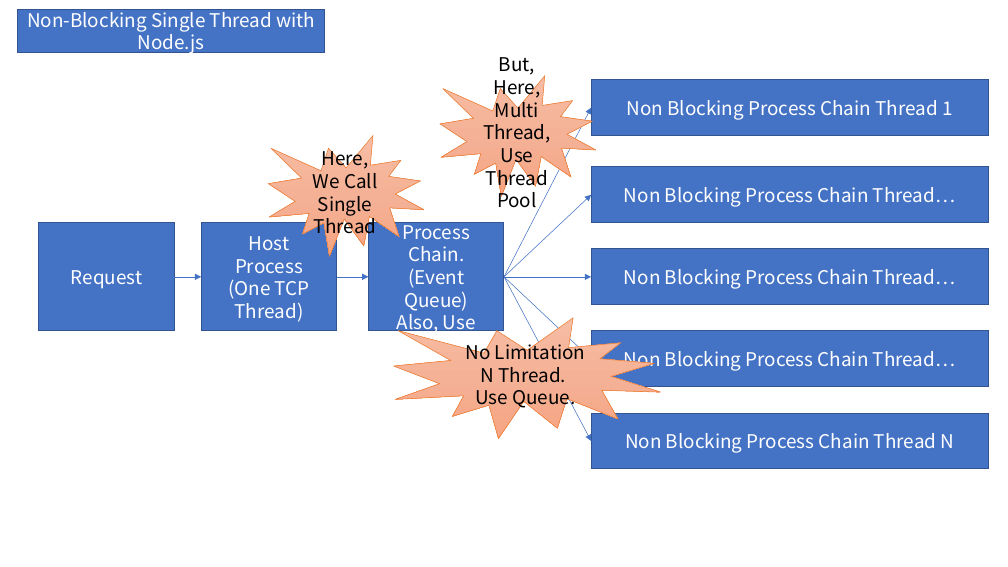
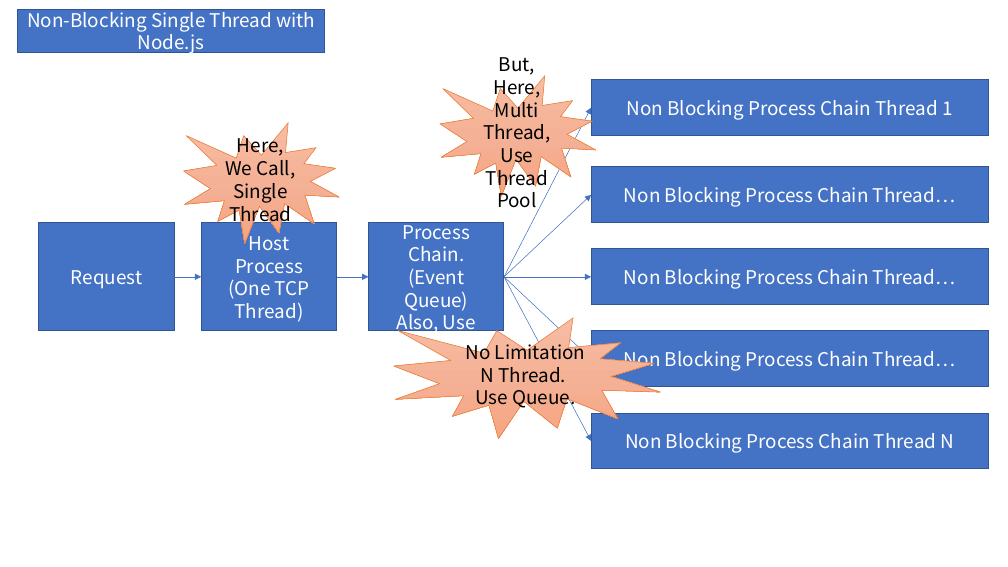
Before and after one commit to nameofSEOKWONHONG/nameofSEOKWONHONG, a slide deck: slide 2 of Application Server Architecture/blocking, non-blocking diff.pptx. Drawn at 1008x567 pixels with LibreOffice and Linux fonts; fonts in the diff are those of the drawing. Boxes give left, top, right and bottom in pixels: in the first picture for what was removed or moved away, otherwise in the second. Text is boxed around its words. In the diff, an @@ line names an element or a change of style, - is before the commit and + after.

```diff
--- a/Application Server Architecture/blocking, non-blocking diff.pptx
+++ b/Application Server Architecture/blocking, non-blocking diff.pptx
@@ irregular seal "Here, We Call, Single Thread": place and size @@
-irregular seal "Here, We Call, Single Thread" at (268, 135, 424, 256)
+irregular seal "Here, We Call, Single Thread" at (184, 123, 340, 244)
@@ text in irregular seal at (225, 133, 296, 226): text changed @@
-Here, We Call Single Thread
+Here, We Call, Single Thread
```
Also in this commit, not shown: 1 other slide changed, 1 slide added.
